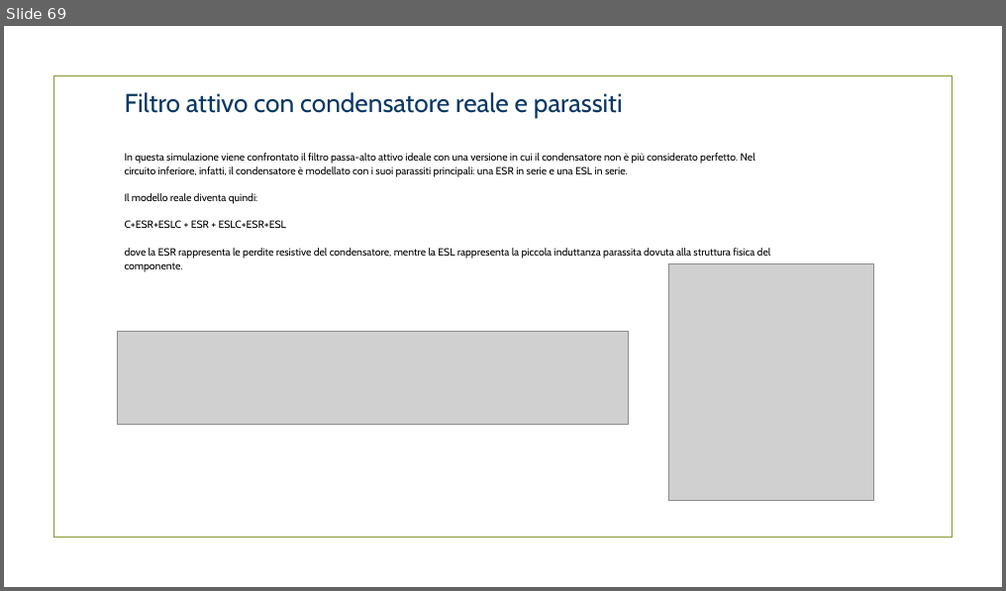
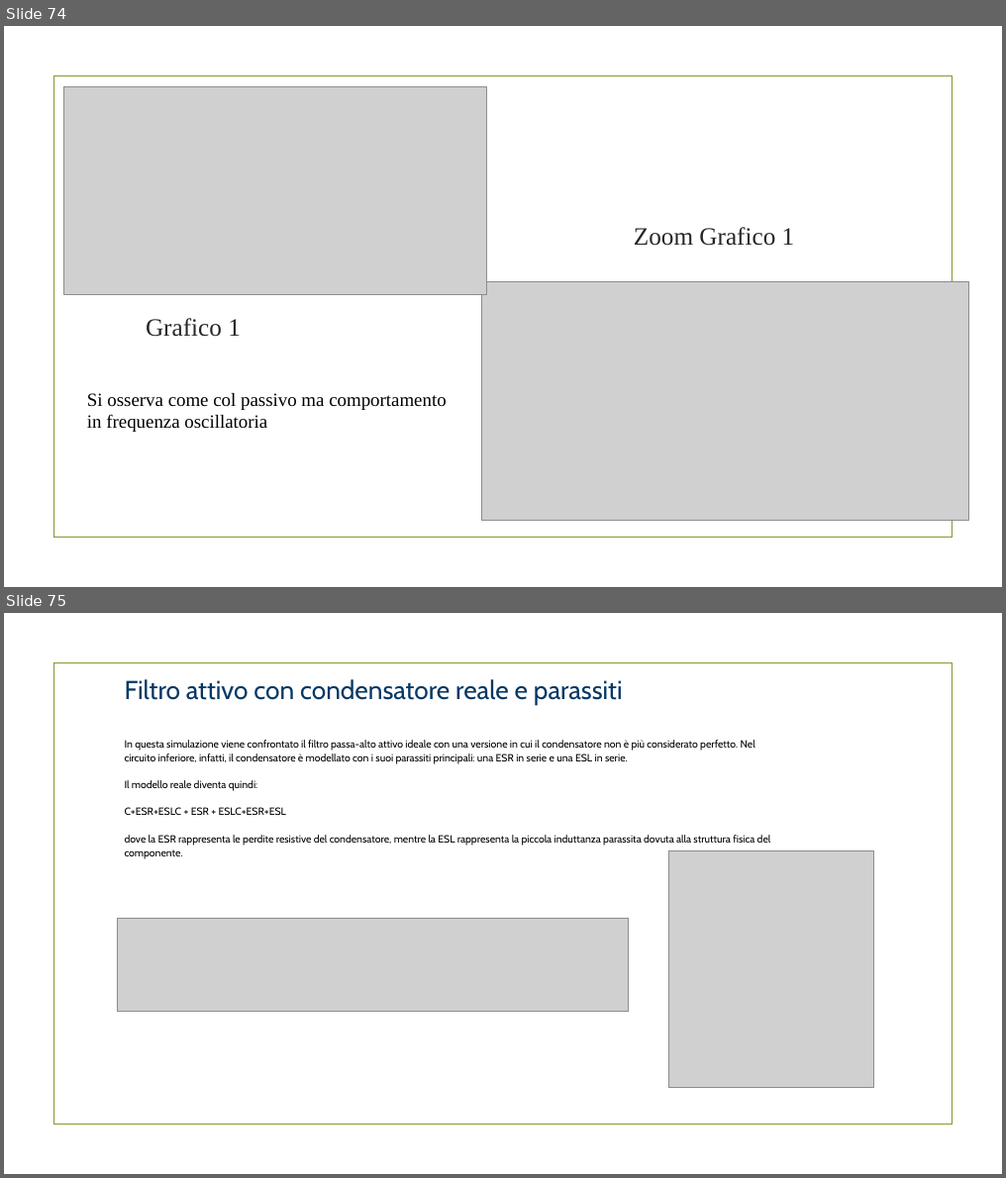
Before and after one commit to RiccardoSC2050/Progetto-sistemi-elettronici, a slide deck: presentazione/demoCompleta.pptx. Shown one above the other, each under a label of ours: slide 69 before the commit, slides 74 and 75 after it. The pictures are 1006x591 and 1006x1178 pixels, drawn with LibreOffice and Linux fonts; fonts in the diff are those of the drawing; grey boxes stand for pictures; background and template pictures are left out. Boxes give left, top, right and bottom in pixels: in the first picture for what was removed or moved away, otherwise in the second. Text is boxed around its words. In the diff, an @@ line names an element or a change of style, - is before the commit and + after.

```diff
--- a/presentazione/demoCompleta.pptx
+++ b/presentazione/demoCompleta.pptx
@@ slide 74 added at (x1=4, y1=26, x2=1002, y2=587), background picture (left out); not listed: 1 template element that a slide beside it also shows @@
@@ picture added at (x1=63, y1=87, x2=487, y2=294) @@
@@ text added at (x1=634, y1=227, x2=795, y2=246), 24 pt, text #262626 @@
+Zoom Grafico 1
@@ picture added at (x1=481, y1=282, x2=969, y2=521) @@
@@ text added at (x1=146, y1=318, x2=241, y2=337), 24 pt, text #262626 @@
+Grafico 1
@@ text added at (x1=87, y1=393, x2=446, y2=432), 18 pt, text #000000 @@
+Si osserva come col passivo ma comportamento in frequenza oscillatoria
@@ what was slide 69 is now slide 75 @@
```
Also in this commit, not shown: 19 slides changed, 40 other slides added, 2 slides removed.
